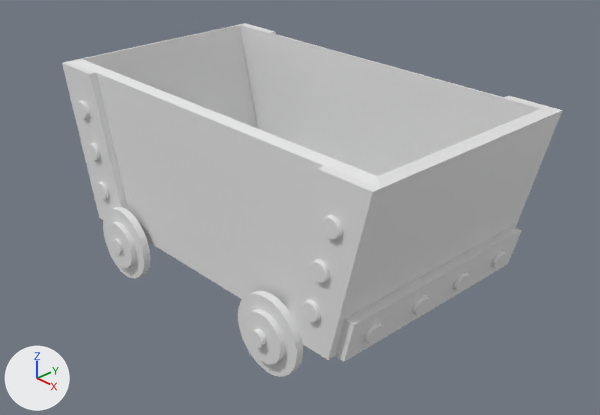
Before and after pictures for a commit that changed the Blender file Drafts/Everdell/Cart/cart.blend.
Both versions are drawn from a 50 mm lens placed at (0.0732, -0.0674, 0.0532), pointed at (0.0026, -0.001, 0.0057). The axes (+X, +Y, +Z) are drawn at lower left. The lights are the same throughout.
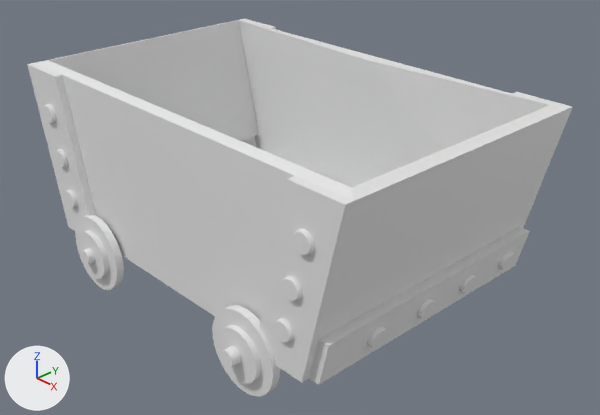
Where the newer file only moved an object's origin or applied its transform, the numbers keep the older frame.

What changed in the scene script:
```text
Change me_cube_001:
    where me_cube_001.from_pydata(...)  # 18 vertices, 12 faces; spans x -0.0348..0.0215, y -0.015..0.015, z -0.015..0.0064
    verts and faces of me_cube_001; kept vertices keep their numbers, new ones are numbered from 18
    me_cube_001 part 1
    add delete_faces([(1, 5, 7, 4, 10, 12, 6)])
    add for i in [0, 2, 3, 8, 9, 11, 13, 16, 17]: verts[i] += (0.0, -0.004, 0.0)
    add verts[18] = (-0.0067, 0.015, 0.0064)
    add faces += [(1, 18, 5, 7, 4, 10, 12, 6)]
Change me_plane:
    where me_plane.from_pydata(...)  # 15 vertices, 8 faces; spans x -0.0281..-0.0157, y 0.0..0.0214, z -0.0266
    used by ob_plane; location = (0.0, -0.0426, 0.0); rotation_euler = (1.571, 0.0, 0.0), in degrees (90, 0, 0)
    me_plane part 2: the whole mesh is moved by (0.0, 0.0, 0.004)
Change me_plane_002:
    where me_plane_002.from_pydata(...)  # 15 vertices, 8 faces; spans x -0.0281..-0.0157, y 0.0..0.0214, z -0.0266
    used by ob_plane_002; location = (0.0, -0.0426, 0.0); rotation_euler = (1.571, 0.0, 0.0), in degrees (90, 0, 0); scale = (-1.0, 1.0, 1.0)
    me_plane_002 part 3: the whole mesh is moved by (0.0, 0.0, 0.004)
Change me_cylinder:
    where me_cylinder.from_pydata(...)  # 60 vertices, 32 faces; spans x -0.001..0.001, y -0.001..0.001, z -0.0182..0.0181
    used by ob_wheel_pole_1; location = (-0.0152, 0.0, -0.0007); rotation_euler = (1.571, 0.0, 0.0), in degrees (90, 0, 0)
    me_cylinder part 4: the whole mesh is scaled about its middle by (1.03, 1.03, 1.14), then moved by (-0.0005, -0.0002, 0.0019)
Change me_cylinder_001:
    where me_cylinder_001.from_pydata(...)  # 60 vertices, 32 faces; spans x -0.001..0.001, y -0.001..0.001, z -0.0182..0.0183
    used by ob_wheel_pole_2; location = (0.0139, -0.0001, -0.0007); rotation_euler = (1.571, 0.0, 0.0), in degrees (90, 0, 0)
    me_cylinder_001 part 5: the whole mesh is scaled about its middle by (1.03, 1.03, 1.14), then moved by (0.0004, -0.0002, 0.0019)
Change me_circle:
    where me_circle.from_pydata(...)  # 32 vertices, 1 face; spans x -0.01..0.01, y -0.01..0.01, z 0.0
    used by ob_circle; location = (-0.0233, -0.0165, 0.016); rotation_euler = (1.571, 0.0, 0.0), in degrees (90, 0, 0); scale = (0.122, 0.122, 0.122)
    me_circle part 6: the whole mesh is moved by (0.0, 0.0, 0.0325)
Change me_circle_001:
    where me_circle_001.from_pydata(...)  # 32 vertices, 1 face; spans x -0.01..0.01, y -0.01..0.01, z 0.0
    used by ob_circle_001; location = (-0.0217, -0.0165, 0.0105); rotation_euler = (1.571, 0.0, 0.0), in degrees (90, 0, 0); scale = (0.122, 0.122, 0.122)
    me_circle_001 part 7: the whole mesh is moved by (0.0, 0.0, 0.0325)
Change me_circle_002:
    where me_circle_002.from_pydata(...)  # 32 vertices, 1 face; spans x -0.01..0.01, y -0.01..0.01, z 0.0
    used by ob_circle_002; location = (-0.0205, -0.0165, 0.0051); rotation_euler = (1.571, 0.0, 0.0), in degrees (90, 0, 0); scale = (0.122, 0.122, 0.122)
    me_circle_002 part 8: the whole mesh is moved by (0.0, 0.0, 0.0325)
Change ob_cart:
    ob_cart.location: (0.0067, 0.0, 0.015) -> (0.0069, 0.0001, 0.0153)
    ob_cart.scale: (1.0, 1.0, 1.0) -> (1.03, 1.03, 1.03)
Change ob_plane:
    ob_plane.location: (0.0, -0.0426, 0.0) -> (0.0, -0.0438, -0.0002)
    ob_plane.scale: (1.0, 1.0, 1.0) -> (1.03, 1.03, 1.03)
Change ob_plane_002:
    ob_plane_002.location: (0.0, -0.0426, 0.0) -> (0.0, -0.0439, -0.0002)
    ob_plane_002.scale: (-1.0, 1.0, 1.0) -> (-1.03, 1.03, 1.03)
Change ob_plane_001:
    ob_plane_001.location: (0.0, -0.0116, 0.0) -> (0.0, -0.0119, -0.0002)
    ob_plane_001.scale: (1.0, 1.0, 1.0) -> (1.03, 1.03, 1.03)
Change ob_plane_003:
    ob_plane_003.location: (0.0, -0.0116, 0.0) -> (0.0, -0.0119, -0.0002)
    ob_plane_003.scale: (-1.0, 1.0, 1.0) -> (-1.03, 1.03, 1.03)
Change ob_wheel_1:
    ob_wheel_1.location: (-0.0153, -0.0165, -0.0008) -> (-0.0158, -0.0204, -0.001)
    ob_wheel_1.scale: (1.0, 1.0, 1.0) -> (1.03, 1.03, 1.03)
Change ob_wheel_1_001:
    ob_wheel_1_001.location: (0.0141, -0.0165, -0.0008) -> (0.0145, -0.0204, -0.001)
    ob_wheel_1_001.scale: (1.0, 1.0, 1.0) -> (1.03, 1.03, 1.03)
Change ob_circle:
    ob_circle.location: (-0.0233, -0.0165, 0.016) -> (-0.024, -0.0169, 0.0164)
Change ob_circle_001:
    ob_circle_001.location: (-0.0217, -0.0165, 0.0105) -> (-0.0224, -0.0169, 0.0106)
    ob_circle_001.scale: (0.122, 0.122, 0.122) -> (0.126, 0.126, 0.126)
Change ob_circle_002:
    ob_circle_002.location: (-0.0205, -0.0165, 0.0051) -> (-0.0211, -0.0169, 0.0051)
    ob_circle_002.scale: (0.122, 0.122, 0.122) -> (0.126, 0.126, 0.126)
Change ob_circle_016:
    ob_circle_016.location: (0.0248, 0.0114, 0.0025) -> (0.0255, 0.0119, 0.0025)
    ob_circle_016.scale: (-0.122, 0.122, 0.122) -> (-0.126, 0.126, 0.126)
Change ob_circle_017:
    ob_circle_017.location: (0.0248, 0.0038, 0.0025) -> (0.0255, 0.0041, 0.0025)
    ob_circle_017.scale: (-0.122, 0.122, 0.122) -> (-0.126, 0.126, 0.126)
Change ob_circle_018:
    ob_circle_018.location: (0.0248, -0.0036, 0.0025) -> (0.0255, -0.0036, 0.0025)
    ob_circle_018.scale: (-0.122, 0.122, 0.122) -> (-0.126, 0.126, 0.126)
Change ob_circle_019:
    ob_circle_019.location: (0.0248, -0.0114, 0.0025) -> (0.0255, -0.0117, 0.0025)
    ob_circle_019.scale: (-0.122, 0.122, 0.122) -> (-0.126, 0.126, 0.126)
```

Location of each change, [x1, y1, x2, y2] in pixels of the pictures (600 x 415 px):
'cart', reshaped, moved, rescaled (9% wider, 8% taller)
    before: [69, 24, 558, 362]
    after: [36, 20, 568, 385]
'Plane.002', moved, rescaled (7% taller)
    before: [287, 166, 380, 360]
    after: [259, 176, 354, 383]
'Plane', moved, rescaled
    before: [62, 61, 128, 220]
    after: [27, 63, 97, 231]
'wheel 1.001', moved, rescaled (7% taller)
    before: [238, 291, 303, 377]
    after: [212, 305, 280, 397]
'wheel 1', moved, rescaled
    before: [103, 207, 150, 279]
    after: [75, 215, 124, 290]
'Plane.003', moved, rescaled
    before: [504, 96, 563, 227]
    after: [512, 92, 573, 228]
'wheel pole 2', mesh rescaled
    before: [250, 329, 266, 348]
    after: [220, 346, 241, 368]
'Circle.019', moved, rescaled
    before: [364, 322, 383, 343]
    after: [368, 327, 387, 348]
'Circle.018', moved, rescaled
    before: [412, 295, 429, 315]
    after: [417, 298, 435, 319]
'Circle', moved
    before: [77, 101, 90, 119]
    after: [43, 104, 56, 124]
'Circle.001', moved, rescaled
    before: [88, 143, 101, 161]
    after: [55, 149, 68, 168]
'Circle.017', moved, rescaled
    before: [453, 272, 470, 291]
    after: [459, 274, 476, 293]
'Circle.002', moved, rescaled (8% wider, 11% taller)
    before: [97, 182, 109, 199]
    after: [65, 189, 78, 208]
'Circle.016', moved, rescaled
    before: [491, 250, 507, 268]
    after: [499, 251, 515, 270]
'wheel pole 1', mesh rescaled
    before: [112, 238, 148, 253]
    after: [80, 248, 95, 265]
'Plane.001', moved, rescaled
    before: [241, 23, 276, 34]
    after: [240, 19, 276, 29]
